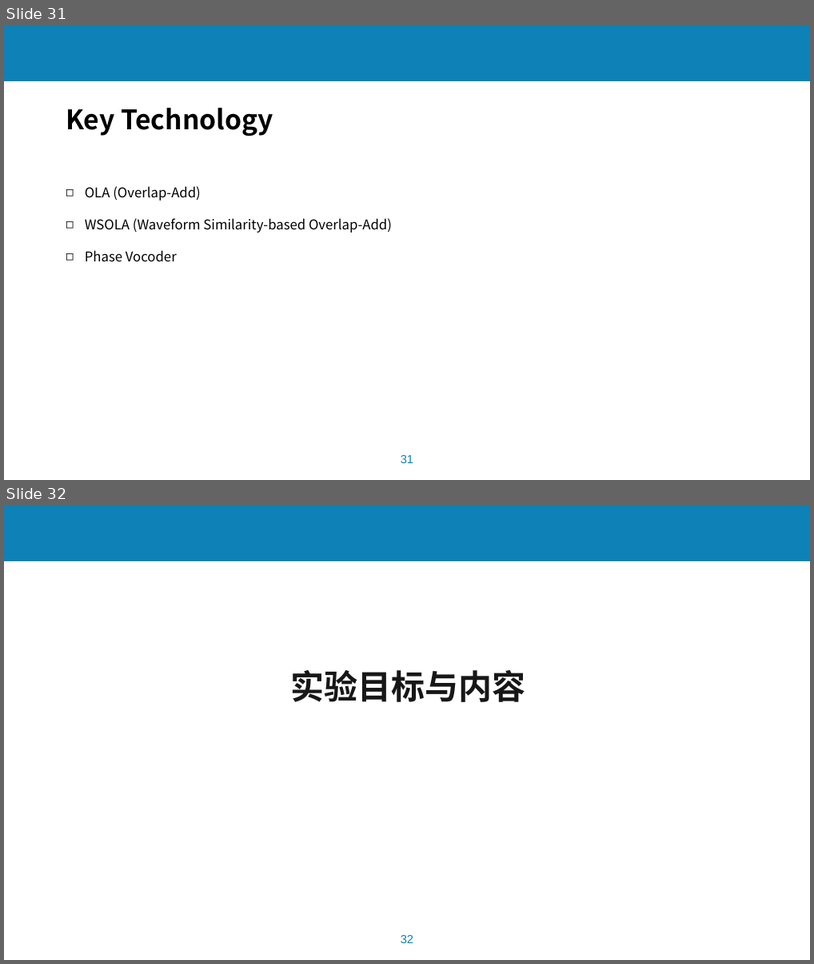
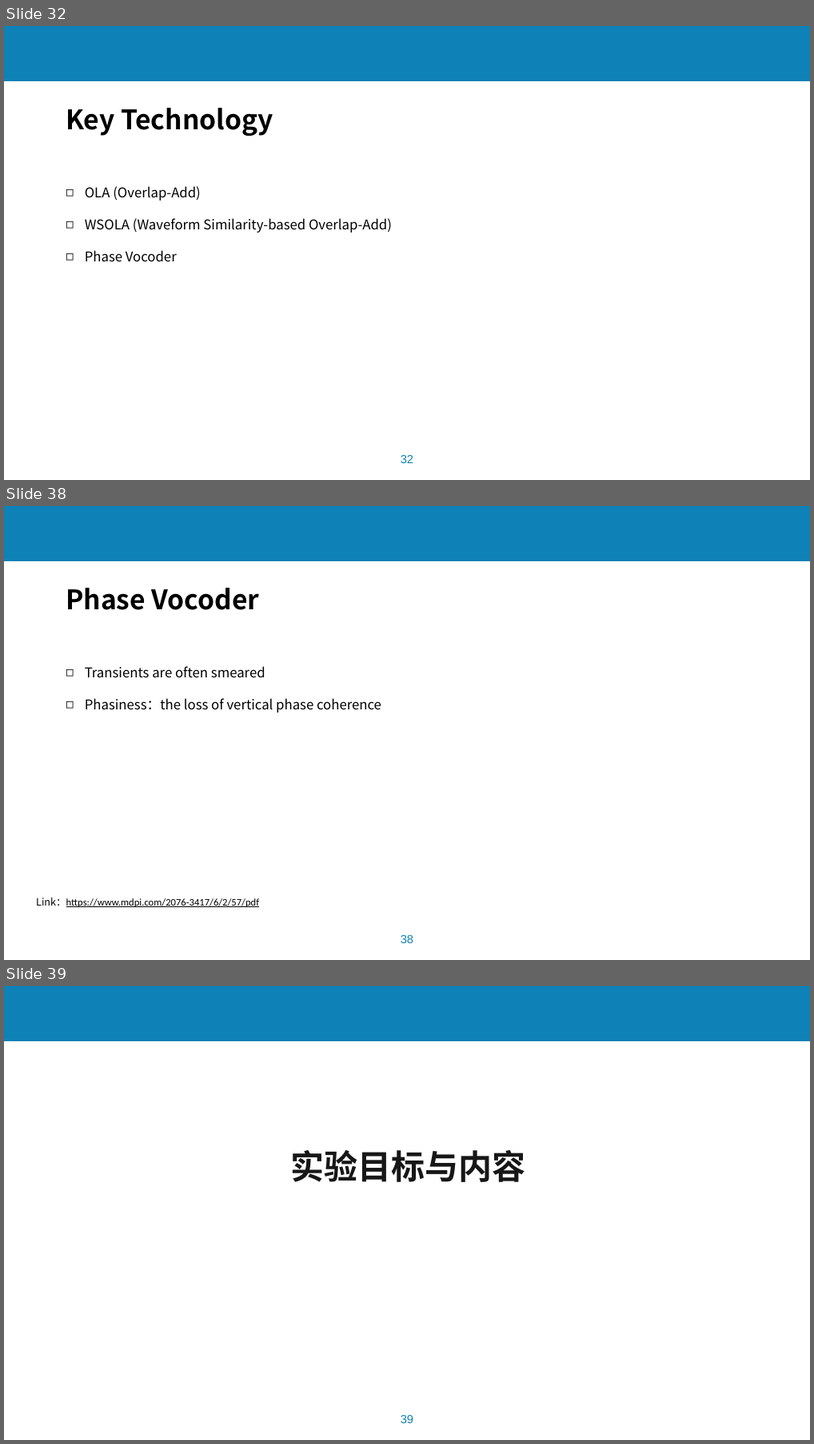
Before and after one commit to lchmoxing/audio_tsm_test, a slide deck: documents/基于音频预处理过程的语音识别系统攻击2.2.pptx. Shown one above the other, each under a label of ours: slides 31 and 32 before the commit, slides 32, 38 and 39 after it; the slides between them are not shown. The pictures are 814x964 and 814x1444 pixels, drawn with LibreOffice and Linux fonts; fonts in the diff are those of the drawing; background and template pictures are left out. Boxes give left, top, right and bottom in pixels: in the first picture for what was removed or moved away, otherwise in the second. Text is boxed around its words. In the diff, an @@ line names an element or a change of style, - is before the commit and + after.

```diff
--- a/documents/基于音频预处理过程的语音识别系统攻击2.2.pptx
+++ b/documents/基于音频预处理过程的语音识别系统攻击2.2.pptx
@@ slide 38 added at (4, 506, 810, 960), background #FFFFFF; not listed: 2 template elements that a slide beside it also shows @@
@@ text added at (66, 588, 260, 610), 32 pt, text #000000, bold @@
+Phase Vocoder
@@ text added at (85, 666, 382, 712), 16 pt, text #000000 @@
+◻ Transients are often smeared
+◻ Phasiness：the loss of vertical phase coherence
@@ text added at (36, 897, 259, 907), 12 pt, text #000000, underline @@
+Link：https://www.mdpi.com/2076-3417/6/2/57/pdf
@@ what was slide 31 is now slide 32 @@
@@ page number at (401, 454, 414, 463): text changed @@
-31
+32
@@ what was slide 32 is now slide 39 @@
@@ page number at (401, 1414, 414, 1423): text changed @@
-32
+39
```
Also in this commit, not shown: 1 slide changed, 6 other slides added, 1 other file.
